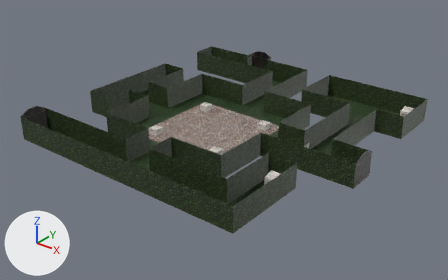
One commit to the Blender file blender models/Garden/Keystone Maze.blend: the scene before it, then after it.
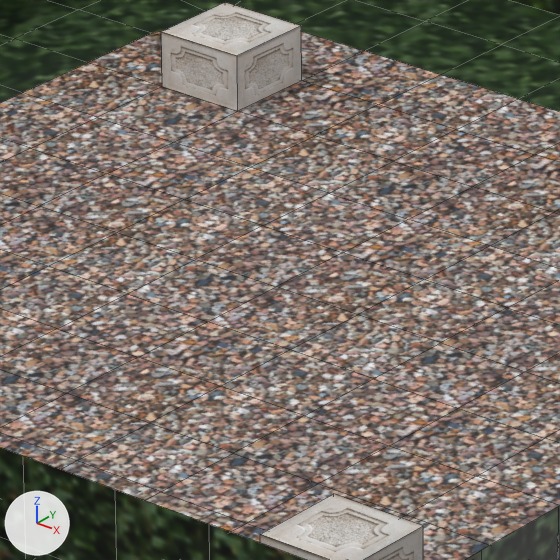
There are two pictures of each version: one whole from a camera (50 mm lens) standing at (100.2, -66.7, 55.1) and looking at (27.2, 24.6, -1.5), one close up on the part from 41% to 53% of the width and 36% to 54% of the height. Arrows for +X, +Y and +Z are at lower left; the lights stay in place. The first two pictures are the older version. The close-ups show mesh edges as thin lines.
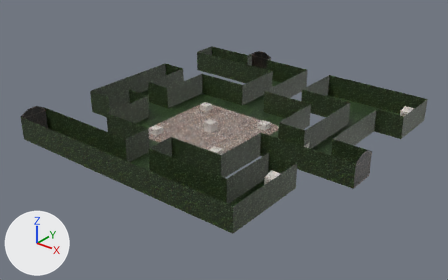
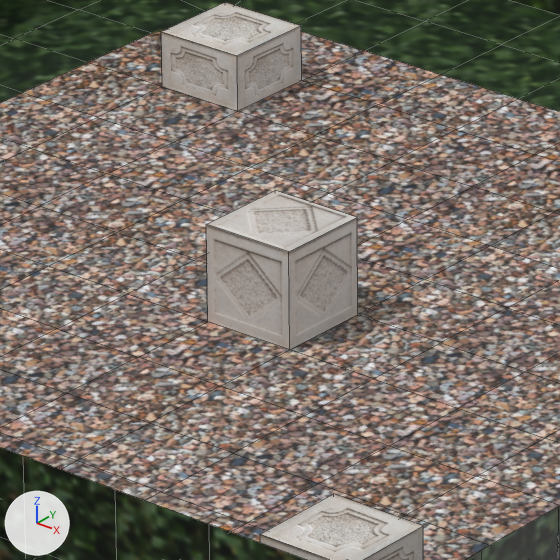
The change, as a list of edits to the scene's bpy script:
```text
Change me_cube:
    used by ob_cube_001; location = (0.0, 0.0, 2.5); scale = (3.0, 3.0, 2.5)
    verts and faces of me_cube; kept vertices keep their numbers, new ones are numbered from 1573
    before: 585 (8.3, 7.7, -1.0) at pixel (289, 349), 586 (7.7, 7.7, -1.0) at pixel (207, 321), 587 (8.3, 8.3, -1.0) at pixel (357, 314), 588 (7.7, 8.3, -1.0) at pixel (276, 286)
    remove me_cube.from_pydata(...)  # 1573 vertices, 1435 faces; spans x -1.0..19.7, y -1.0..19.7, z -1.0..1.4
    add me_cube.from_pydata(...)  # 1577 vertices, 1439 faces; spans x -1.0..19.7, y -1.0..19.7, z -1.0..1.4
    me_cube part 1
    add delete_faces([(585, 587, 588, 586)])
    add for new, old in zip([*range(1573, 1577)], [*range(585, 589)]): verts[new] = verts[old] + (0.0, 0.0, 0.8)
    add faces += [(587, 588, 1576, 1575), (1573, 1575, 1576, 1574), (586, 1574, 1576, 588), (585, 1573, 1574, 586), (585, 587, 1575, 1573)]  # mat_plinth_diamond (picture img_plinth_diamond_png)
```

Where the change shows, as pixel boxes [x1, y1, x2, y2] in the close-ups (560 x 560 px):
part 1 of me_cube, built on: before [208, 287, 358, 350]; after [206, 190, 358, 350]
